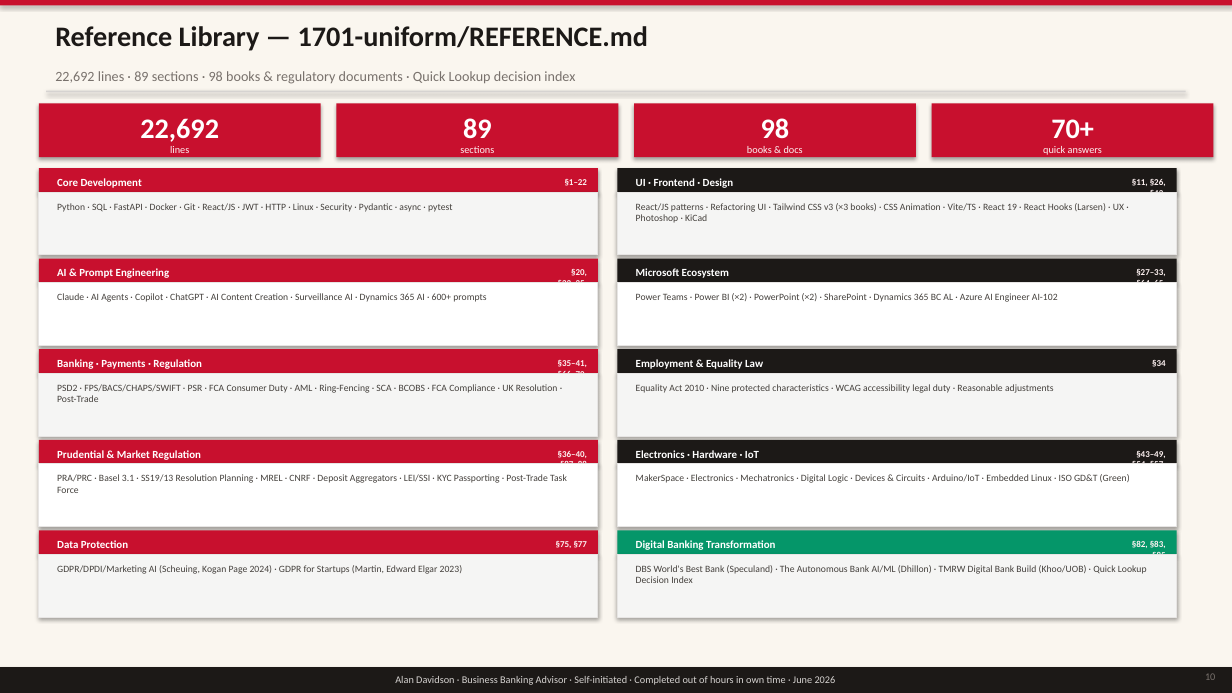
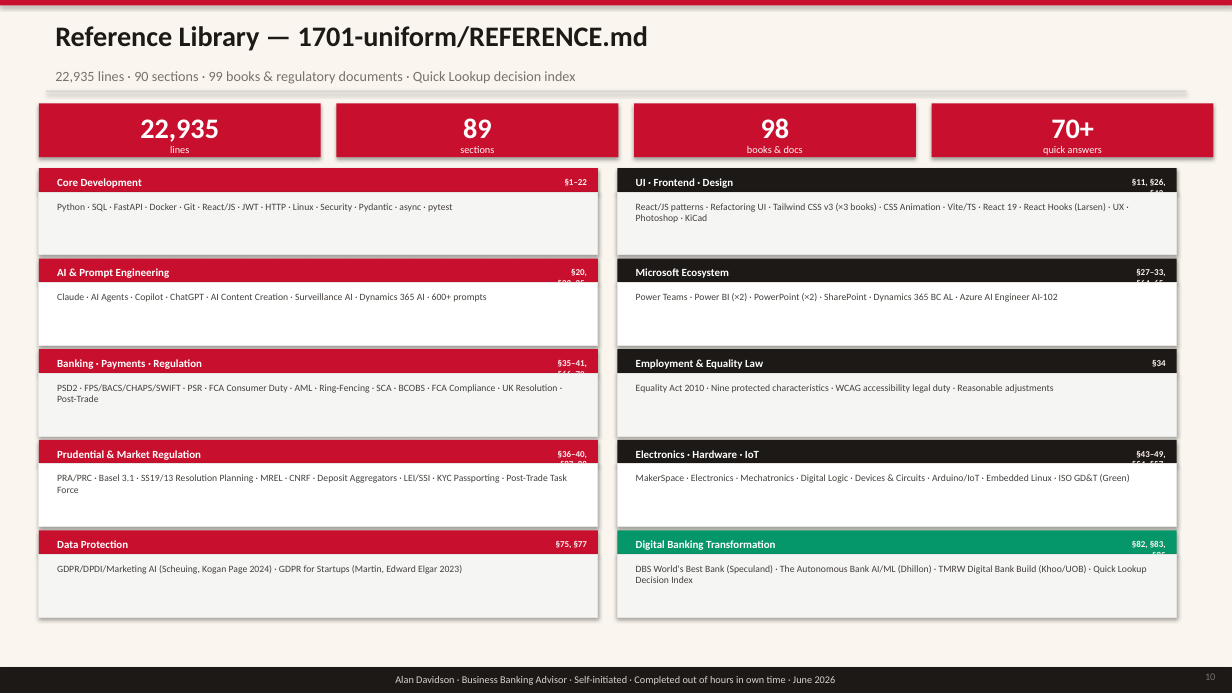
Before and after one commit to imscots-ui/santander, a slide deck: slide 10 of Santander_Project_Record.pptx. Drawn at 1232x693 pixels with LibreOffice and Linux fonts; fonts in the diff are those of the drawing. Boxes give left, top, right and bottom in pixels: in the first picture for what was removed or moved away, otherwise in the second. Text is boxed around its words. In the diff, an @@ line names an element or a change of style, - is before the commit and + after.

```diff
--- a/Santander_Project_Record.pptx
+++ b/Santander_Project_Record.pptx
@@ text at [55,71,575,84]: text changed @@
-22,692 lines · 89 sections · 98 books & regulatory documents · Quick Lookup decision index
+22,935 lines · 90 sections · 99 books & regulatory documents · Quick Lookup decision index
@@ text at [140,119,219,142]: text changed @@
-22,692
+22,935
```
Also in this commit, not shown: 1 other slide changed, 4 other files.
